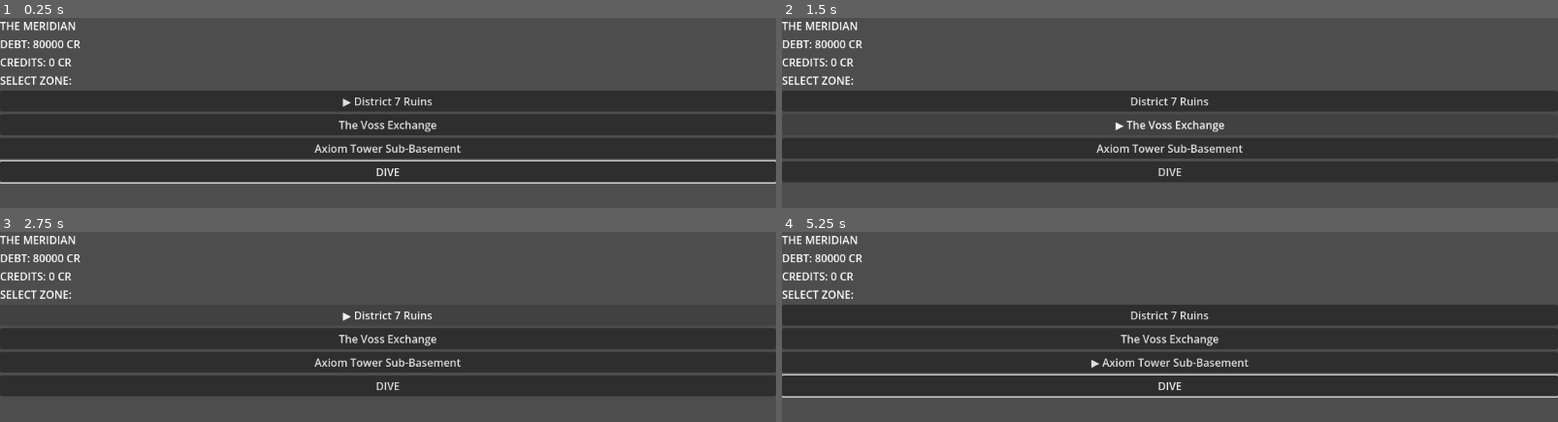
Above: before the commit, frames 1-4 (two rows, left to right).
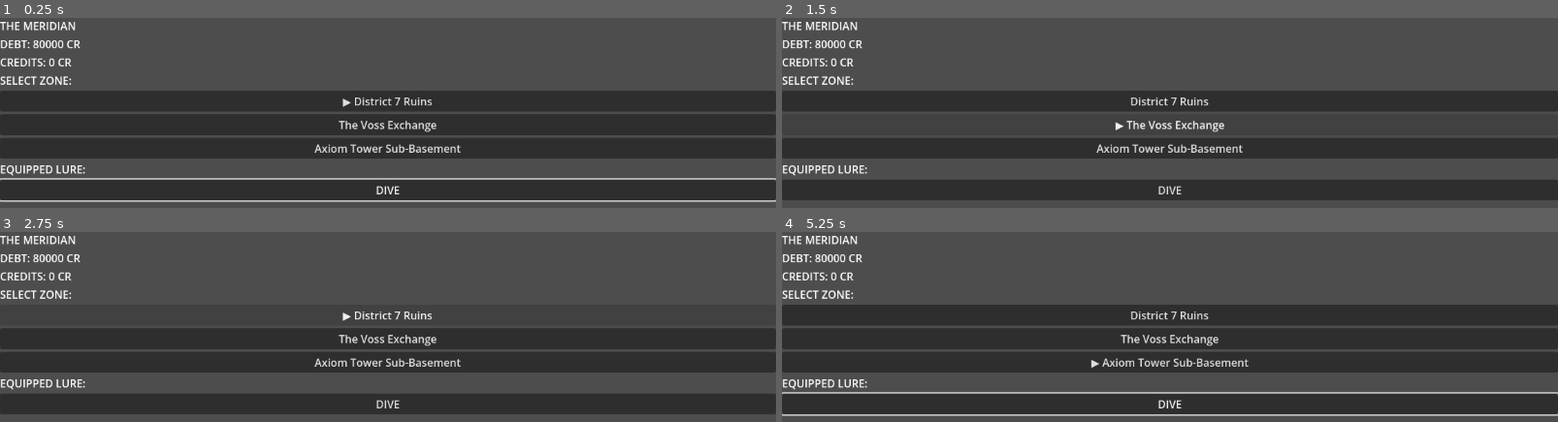
Above: after the commit, the same moments.

Repository: Teeohbee/deadcast
Game: Godot game, scene res://scenes/barge_hub/BargeHub.tscn
Two runs of this game, one before a commit and one after it. Both use one fixed random seed, a clock stepped at 60 frames per second and the inputs below.
Inputs:
- Up to frame 1 (0.25 s): no input
- Up to frame 2 (1.5 s): click "▶ District 7 Ruins" at 0.5 s; click "The Voss Exchange" at 1.25 s
- Up to frame 3 (2.75 s): click "District 7 Ruins" at 2 s
- Up to frame 4 (5.25 s): click "Axiom Tower Sub-Basement" at 2.75 s; click "▶ Axiom Tower Sub-Basement" at 3.5 s; click "DIVE" at 4.25 s; click "RETURN TO BARGE" at 5 s

The runs differ from the first frame. In frame 1, 21% of the frame differs, in the area x 0-100%, y 74-97%; in frame 2, 18%; in frame 3, 18%; in frame 4, 21%.
Error after the commit: Invalid access to property or key 'lure_name' on a base object of type 'null instance'. (res://scenes/barge_hub/LureEquip.gd:23)

Commit message:
feat: add lure equip screen on BargeHub
Adds LureEquip scene showing all 5 lures with stock counts. Buttons
are disabled for zero-quantity lures; currently equipped lure is
marked with ▶. Instanced in BargeHub between ZoneSelector and DiveButton.

Diff:
--- a/scenes/barge_hub/BargeHub.tscn
+++ b/scenes/barge_hub/BargeHub.tscn
@@ -1,7 +1,8 @@
-[gd_scene load_steps=3 format=3]
+[gd_scene load_steps=4 format=3]
 
 [ext_resource type="Script" path="res://scenes/barge_hub/BargeHub.gd" id="1_BargeHub"]
 [ext_resource type="PackedScene" path="res://scenes/barge_hub/ZoneSelector.tscn" id="2_zsel"]
+[ext_resource type="PackedScene" path="res://scenes/barge_hub/LureEquip.tscn" id="3_leq"]
 
 [node name="BargeHub" type="Control"]
 layout_mode = 3
@@ -27,5 +28,7 @@
 
 [node name="ZoneSelector" parent="VBoxContainer" instance=ExtResource("2_zsel")]
 
+[node name="LureEquip" parent="VBoxContainer" instance=ExtResource("3_leq")]
+
 [node name="DiveButton" type="Button" parent="VBoxContainer"]
 text = "DIVE"
--- /dev/null
+++ b/scenes/barge_hub/LureEquip.gd
@@ -0,0 +1,30 @@
+# scenes/barge_hub/LureEquip.gd
+extends VBoxContainer
+
+const LURE_IDS: Array[String] = ["basic_hook", "shock_lure", "decoy_swarm", "deep_pulse", "ghost_bait"]
+
+func _ready() -> void:
+	_rebuild()
+
+func _rebuild() -> void:
+	for child in get_children():
+		if child.name != "LureLabel":
+			child.queue_free()
+
+	await get_tree().process_frame
+
+	for lure_id in LURE_IDS:
+		var lure_path = "res://resources/lures/%s.tres" % lure_id
+		var lure: LureData = load(lure_path)
+		var qty = GameState.lure_inventory.get(lure_id, 0)
+		var btn = Button.new()
+		btn.focus_mode = Control.FOCUS_ALL
+		var is_equipped = GameState.current_lure != null and GameState.get_lure_id(GameState.current_lure) == lure_id
+		btn.text = "%s%s (x%d)" % ["▶ " if is_equipped else "", lure.lure_name, qty]
+		btn.disabled = qty == 0
+		btn.pressed.connect(func() -> void: _on_lure_selected(lure))
+		add_child(btn)
+
+func _on_lure_selected(lure: LureData) -> void:
+	GameState.equip_lure(lure)
+	_rebuild()
--- /dev/null
+++ b/scenes/barge_hub/LureEquip.tscn
@@ -0,0 +1,9 @@
+[gd_scene load_steps=2 format=3]
+
+[ext_resource type="Script" path="res://scenes/barge_hub/LureEquip.gd" id="1_leq"]
+
+[node name="LureEquip" type="VBoxContainer"]
+script = ExtResource("1_leq")
+
+[node name="LureLabel" type="Label" parent="."]
+text = "EQUIPPED LURE:"
